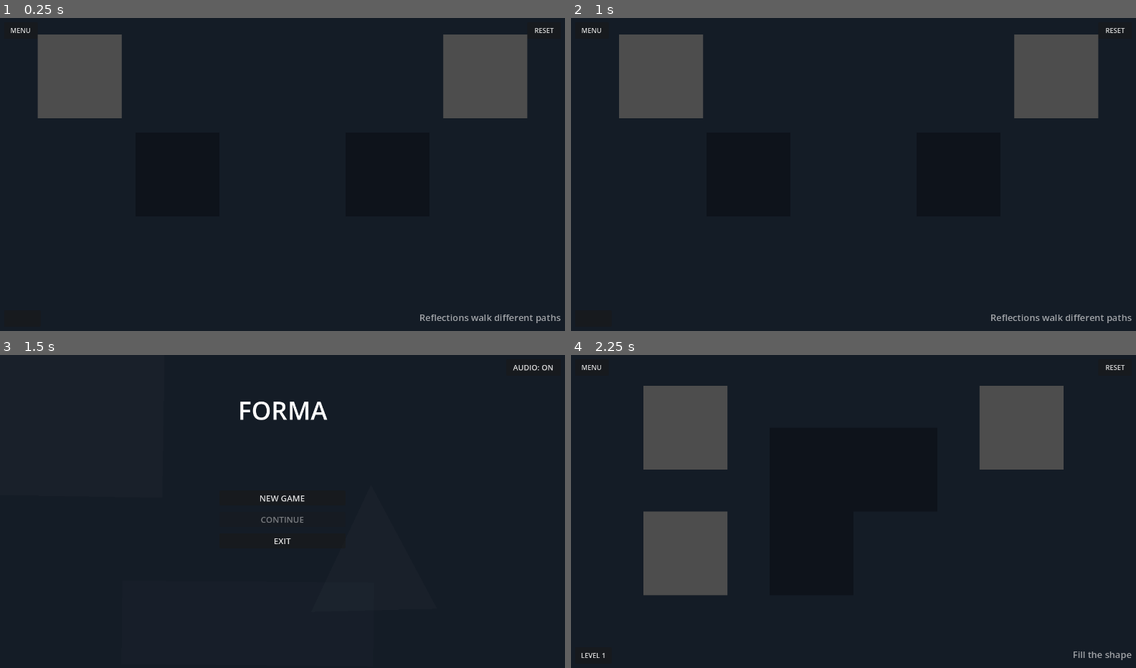
Above: before the commit, frames 1-4 (two rows, left to right).
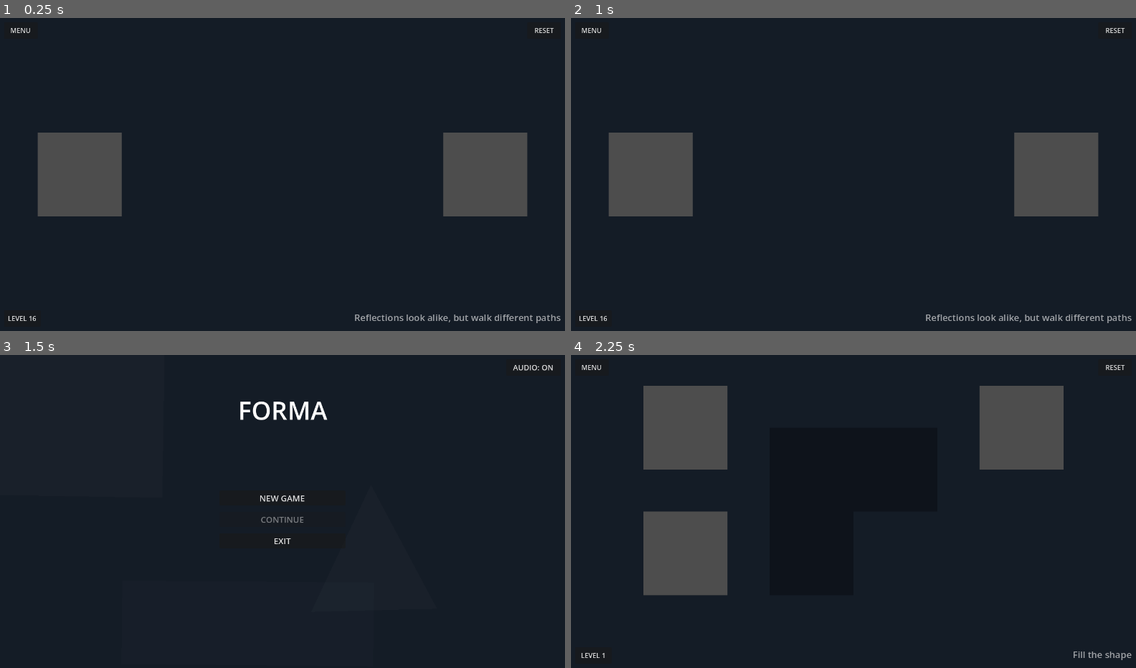
Above: after the commit, the same moments.

Repository: vaillant86/forma
Game: Godot game, scene res://lev_16.tscn
Two runs of this game, one before a commit and one after it. Both use one fixed random seed, a clock stepped at 60 frames per second and the inputs below. This scene is started directly instead of the project's main scene.
Inputs (mouse positions are in pixels of both pictures, inside the frame that each line leads up to):
- Up to frame 1 (0.25 s): no input
- Up to frame 2 (1 s): tap Enter at 0.5 s; move the mouse to (650, 77) at 0.52 s; click (650, 77) at 0.67 s
- Up to frame 3 (1.5 s): click "MENU" at 1.25 s
- Up to frame 4 (2.25 s): click "NEW GAME" at 2 s

The runs differ from the first frame. In frame 1, 16% of the frame differs, in the area x 1-94%, y 5-98%; in frame 2, 16%; in frame 3, nothing differs; in frame 4, nothing differs.

Commit message:
Backup automatico

Diff:
--- a/scripts/lev_16.gd
+++ b/scripts/lev_16.gd
@@ -3,55 +3,44 @@
 var center_x: float = 683.0
 var piece_left: Node2D
 var piece_right: Node2D
-var left_target: Vector2 = Vector2(433, 384)
-var right_target: Vector2 = Vector2(933, 384)
 
 func setup_level():
 	piece_scale = 1.0
-	tooltip_text = "Reflections walk different paths"
+	tooltip_text = "Reflections look alike, but walk different paths"
 
-	var s1 = Polygon2D.new()
-	s1.color = Color(0, 0, 0, 0.3)
-	s1.polygon = PackedVector2Array([
-		Vector2(333, 284), Vector2(533, 284),
-		Vector2(533, 484), Vector2(333, 484)
-	])
-	s1.name = "Sagoma_Sinistra"
-	add_child(s1)
-
-	var s2 = Polygon2D.new()
-	s2.color = Color(0, 0, 0, 0.3)
-	s2.polygon = PackedVector2Array([
-		Vector2(833, 284), Vector2(1033, 284),
-		Vector2(1033, 484), Vector2(833, 484)
-	])
-	s2.name = "Sagoma_Destra"
-	add_child(s2)
-
-	left_target = Vector2(433, 384)
-	right_target = Vector2(833, 384)
-
-	spawn_quadrato("Pezzo_Main", Vector2(200, 150))
-	spawn_quadrato("Pezzo_Extra", Vector2(1166, 150))
-
-func center_sagoma():
-	pass
+	spawn_quadrato("Pezzo_Main", Vector2(200, 384))
+	spawn_quadrato("Pezzo_Extra", Vector2(1166, 384))
 
 func _ready():
 	super._ready()
 	await get_tree().process_frame
 	piece_left = get_node_or_null("Pezzo_Main")
 	piece_right = get_node_or_null("Pezzo_Extra")
+	grid_step = 0.0
+	raggio_calamita = 0.0
 
 func _process(_delta):
+	if not griglia_calcolata:
+		calcola_griglia_automatica()
+		imposta_interfaccia()
+		gioco_attivo = true
+
+	if gioco_attivo:
+		if controlla_vittoria():
+			gestisci_vittoria()
+
 	if piece_left and piece_right:
 		if "trascinamento" in piece_left and piece_left.trascinamento:
 			var dist = center_x - piece_left.position.x
-			piece_right.position.x = clamp(center_x + dist, center_x + 50, 1316)
+			var new_right_x = clamp(center_x + dist, center_x + 100, 1316)
+			new_right_x = max(new_right_x, piece_left.position.x + 200)
+			piece_right.position.x = new_right_x
 			piece_right.position.y = piece_left.position.y
 		elif "trascinamento" in piece_right and piece_right.trascinamento:
 			var dist = piece_right.position.x - center_x
-			piece_left.position.x = clamp(center_x - dist, 50, center_x - 50)
+			var new_left_x = clamp(center_x - dist, 50, center_x - 100)
+			new_left_x = min(new_left_x, piece_right.position.x - 200)
+			piece_left.position.x = new_left_x
 			piece_left.position.y = piece_right.position.y
 
 func controlla_vittoria() -> bool:
@@ -61,12 +50,10 @@
 	   ("trascinamento" in piece_right and piece_right.trascinamento):
 		return false
 
-	var left_ok = piece_left.position.distance_to(left_target) < 30.0
-	var right_ok = piece_right.position.distance_to(right_target) < 30.0
+	var same_y = abs(piece_left.position.y - piece_right.position.y) < 2.0
+	var touching_x = abs(piece_right.position.x - piece_left.position.x) < 202.0
 
-	if left_ok and right_ok:
-		piece_left.position = left_target
-		piece_right.position = right_target
-		return true
+	return same_y and touching_x
 
-	return false
+func center_sagoma():
+	pass
--- a/scripts/square.gd
+++ b/scripts/square.gd
@@ -60,6 +60,9 @@
 		off_x = livello.grid_offset_x
 		off_y = livello.grid_offset_y
 
+	if step == 0.0:
+		return
+
 	var target_x = round((global_position.x - off_x) / step) * step + off_x
 	var target_y = round((global_position.y - off_y) / step) * step + off_y
 
Not shown, changed: export_presets.cfg
